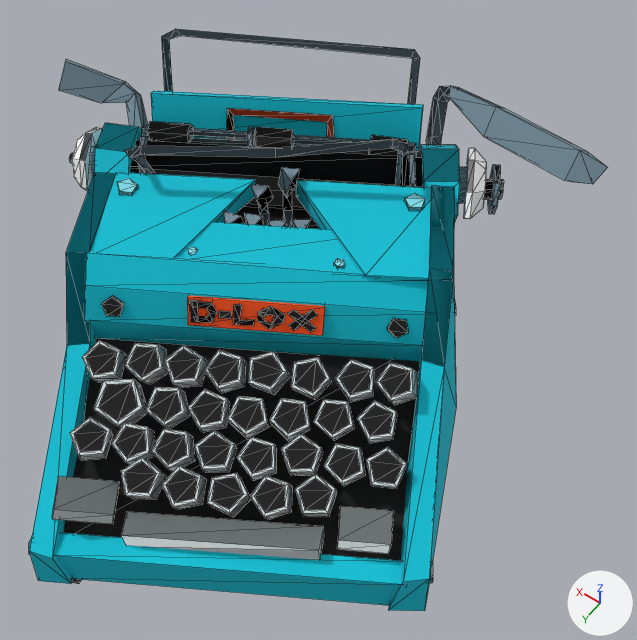
The glTF model nextjs/public/Typewriter by Naam - 2SmAWPS6_mH.glb as it was, and as the next commit left it.
Rendered twice from a 50 mm lens placed at (-0.338, 0.38, 0.636), pointed at (-0.042, -0.035, -0.017). The axes (+X, +Y, +Z) are drawn at lower right. The lights are the same throughout. The first picture is the older version. Mesh edges are drawn as thin lines.

Objects in the first picture: 'Node'.
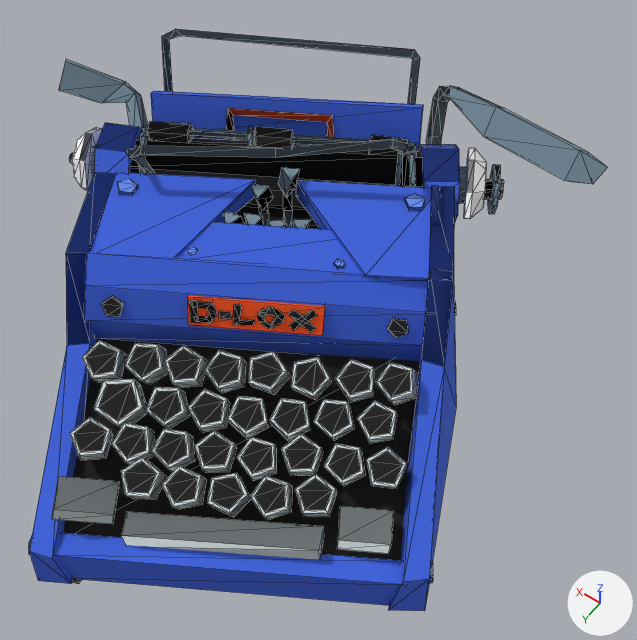
Boxes [x1, y1, x2, y2] around the edits, measured in the pictures (637 x 640 px):
'Node', recoloured (cyan to blue): [29, 37, 463, 611] in both

Diff of the bpy script that builds the scene:
```diff
--- a/nextjs/public/Typewriter by Naam - 2SmAWPS6_mH.glb.py
+++ b/nextjs/public/Typewriter by Naam - 2SmAWPS6_mH.glb.py
@@ mat_mat4 @@
 mat_mat4 = principled_material('mat4')
-mat_mat4.base_color = (0.0, 0.52, 0.66)  # cyan #00bfd4
+mat_mat4.base_color = (0.045, 0.12, 0.7)  # blue #3c61da
 mat_mat4.roughness = 1.0
@@ mat_mat3 @@
 mat_mat3 = principled_material('mat3')
-mat_mat3.base_color = (0.22, 0.74, 0.83)  # cyan #81dfeb
+mat_mat3.base_color = (0.14, 0.27, 0.9)  # blue #698ef3
 mat_mat3.roughness = 1.0
```
